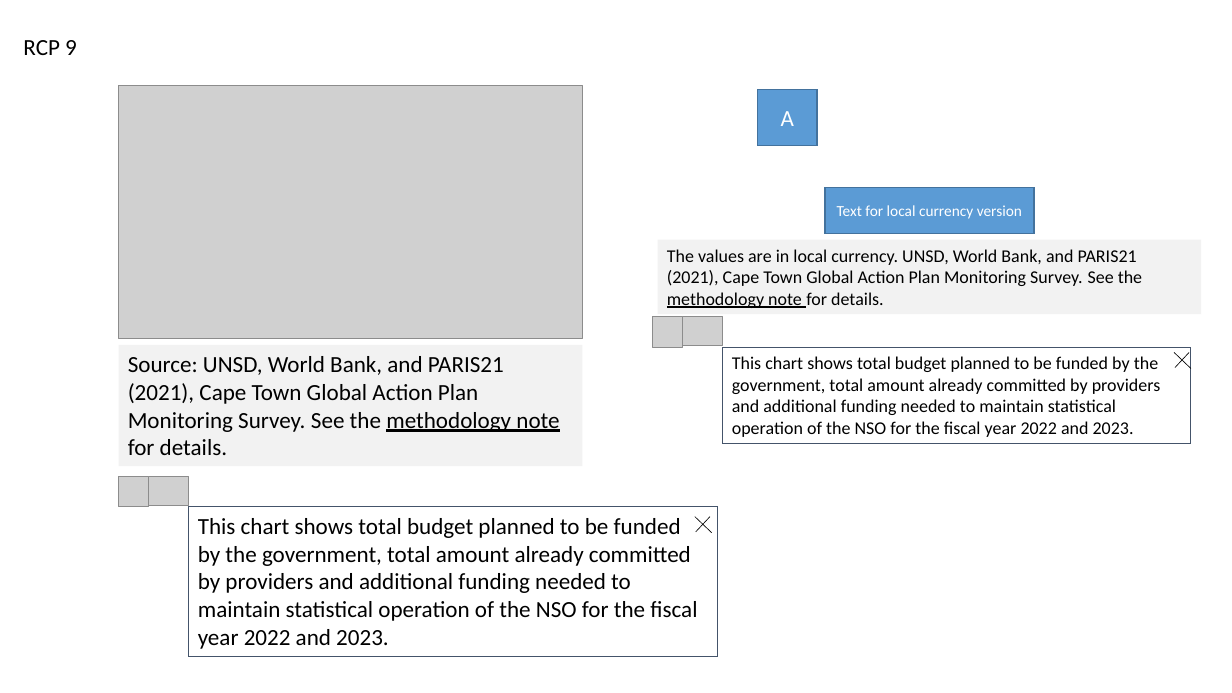
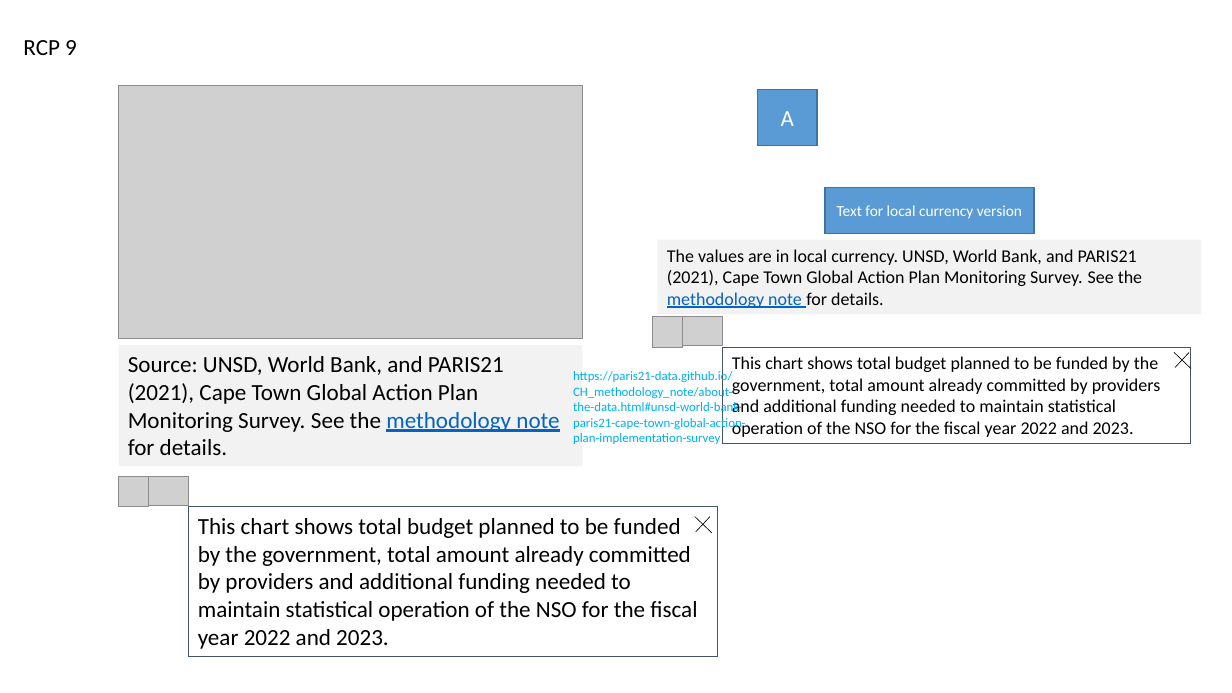
Before and after one commit to tian-y/Norway_factsheet, a slide deck: slide 17 of ChartExplainerAndUnitandSource_links.pptx. Drawn at 1232x693 pixels with LibreOffice and Linux fonts; fonts in the diff are those of the drawing; grey boxes stand for pictures. Boxes give left, top, right and bottom in pixels: in the first picture for what was removed or moved away, otherwise in the second. Text is boxed around its words. In the diff, an @@ line names an element or a change of style, - is before the commit and + after.

```diff
--- a/ChartExplainerAndUnitandSource_links.pptx
+++ b/ChartExplainerAndUnitandSource_links.pptx
@@ rectangle "The values are in local ..." at [658, 239, 1202, 314]: text colour #000000 to #0563C1 in "methodology note" @@
@@ rectangle "Source: UNSD, World Bank, and ..." at [118, 345, 582, 466]: text colour #000000 to #0563C1 in "methodology note" @@
@@ text added at [573, 370, 746, 444], 10 pt, text #00B0F0 @@
+https://paris21-data.github.io/CH_methodology_note/about-the-data.html#unsd-world-bank-paris21-cape-town-global-action-plan-implementation-survey
```
Also in this commit, not shown: 26 other slides changed, 6 other files.
